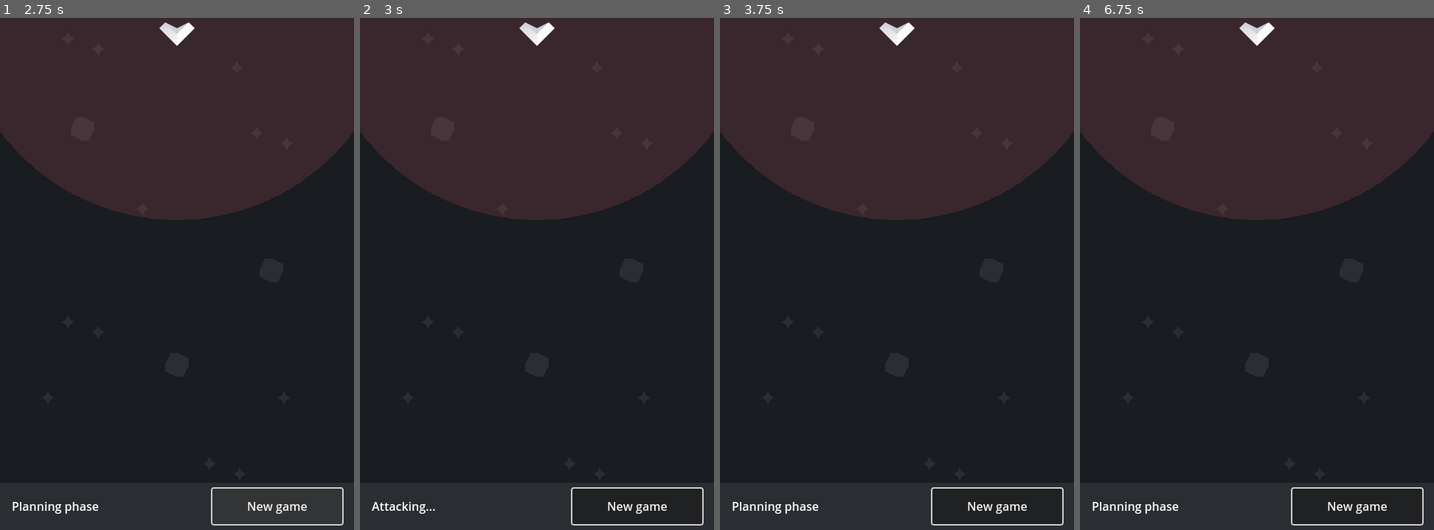
Above: before the commit, frames 1-4 (left to right).
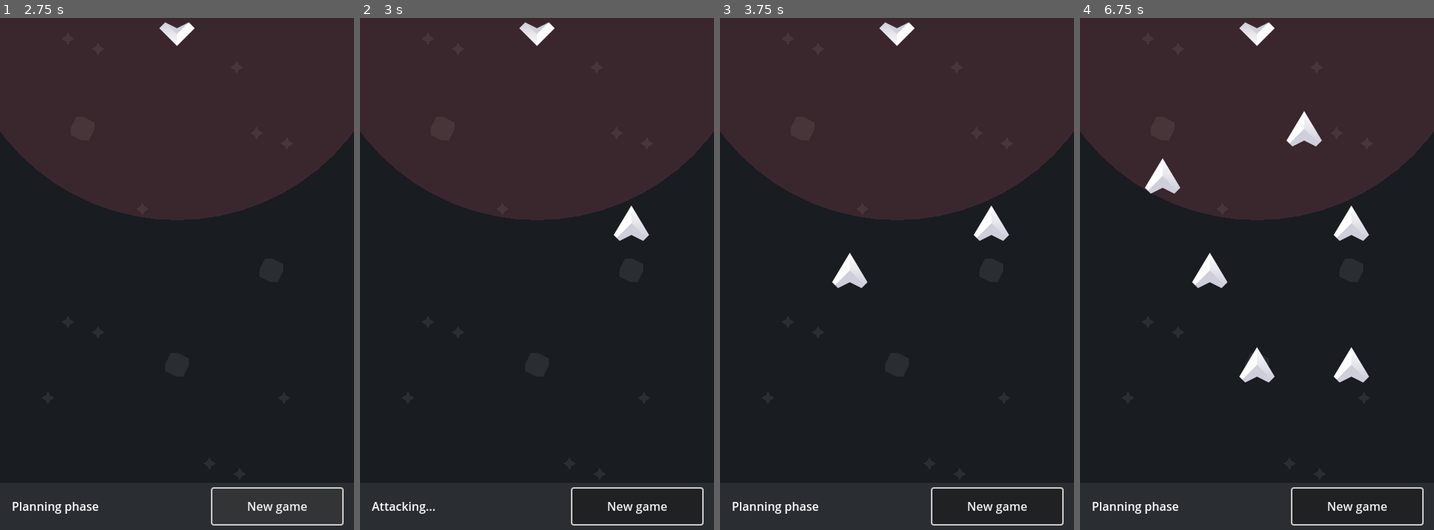
Above: after the commit, the same moments.

Repository: fabiomix/gmtk-2023
Game: Godot game, scene res://scenes/Main.tscn
Two runs of this game, one before a commit and one after it. Both use one fixed random seed, a clock stepped at 60 frames per second and the inputs below.
Inputs (mouse positions are in pixels of both pictures, inside the frame that each line leads up to):
- Up to frame 1 (2.75 s): click "New game" at 0.5 s; click "New game" at 1.25 s; click "New game" at 2 s
- Up to frame 2 (3 s): tap Enter at 2.75 s; move the mouse to (614, 238) at 2.77 s; press the mouse at (614, 238) at 2.78 s
- Up to frame 3 (3.75 s): tap Space at 3.5 s; move the mouse to (826, 289) at 3.52 s; release the mouse at (826, 289) at 3.53 s; click (826, 289) at 3.6 s
- Up to frame 4 (6.75 s): tap Enter at 4.25, 5.75 s; move the mouse to (1292, 146) at 4.27 s; press the mouse at (1292, 146) at 4.28 s; tap Space at 5, 6.5 s; move the mouse to (1239, 371) at 5.02 s; release the mouse at (1239, 371) at 5.03 s; click (1239, 371) at 5.1 s; move the mouse to (1363, 345) at 5.77 s; press the mouse at (1363, 345) at 5.78 s; move the mouse to (1150, 186) at 6.52 s; release the mouse at (1150, 186) at 6.53 s; click (1150, 186) at 6.6 s

Frame 1 is identical in both runs. In frame 2, 0.4% of the frame differs, in the area x 71-82%, y 36-44%; in frame 3, 0.7%; in frame 4, 2.2%, in the area x 18-82%, y 18-72%.
Error before the commit: Invalid access to property or key 'position' on a base object of type 'InputEventKey'. (res://scripts/GameBoard.gd:28)
Error after the commit: Invalid access to property or key 'position' on a base object of type 'InputEventKey'. (res://scripts/GameBoard.gd:32)

Commit message:
onclick add player ships on tilemap

Diff:
--- a/misc/WorldTile.tres
+++ b/misc/WorldTile.tres
@@ -1,9 +1,10 @@
-[gd_resource type="TileSet" load_steps=9 format=3 uid="uid://b3sgeof8bvmw"]
+[gd_resource type="TileSet" load_steps=11 format=3 uid="uid://b3sgeof8bvmw"]
 
 [ext_resource type="Texture2D" uid="uid://b1gywe74upjyk" path="res://images/meteor_square.png" id="1_mvsr1"]
 [ext_resource type="Texture2D" uid="uid://du5n650e803wm" path="res://images/star_double.png" id="2_1q76v"]
 [ext_resource type="Texture2D" uid="uid://rh4dw8pscsgp" path="res://images/star_empty.png" id="3_328is"]
 [ext_resource type="Texture2D" uid="uid://8atf3550hsiq" path="res://images/star_single.png" id="4_0a8po"]
+[ext_resource type="Texture2D" uid="uid://box5r2h81xgnx" path="res://images/ship_invader.png" id="5_c7j2m"]
 
 [sub_resource type="TileSetAtlasSource" id="TileSetAtlasSource_h477q"]
 texture = ExtResource("3_328is")
@@ -25,9 +26,15 @@
 texture_region_size = Vector2i(64, 64)
 0:0/0 = 0
 
+[sub_resource type="TileSetAtlasSource" id="TileSetAtlasSource_6rq3g"]
+texture = ExtResource("5_c7j2m")
+texture_region_size = Vector2i(64, 64)
+0:0/0 = 0
+
 [resource]
 tile_size = Vector2i(64, 64)
 sources/3 = SubResource("TileSetAtlasSource_0muig")
 sources/5 = SubResource("TileSetAtlasSource_fbwx2")
 sources/2 = SubResource("TileSetAtlasSource_7giu7")
 sources/1 = SubResource("TileSetAtlasSource_h477q")
+sources/6 = SubResource("TileSetAtlasSource_6rq3g")
--- a/scenes/GameBoard.tscn
+++ b/scenes/GameBoard.tscn
@@ -12,7 +12,15 @@
 tile_set = ExtResource("1_einto")
 cell_quadrant_size = 64
 format = 2
+layer_0/name = "Space"
 layer_0/tile_data = PackedInt32Array(0, 1, 0, 1, 3, 0, 2, 1, 0, 3, 1, 0, 4, 1, 0, 5, 1, 0, 6, 1, 0, 65536, 1, 0, 65537, …(855 unchanged characters)…
+layer_1/name = "Ships"
+layer_1/enabled = true
+layer_1/modulate = Color(1, 1, 1, 1)
+layer_1/y_sort_enabled = false
+layer_1/y_sort_origin = 0
+layer_1/z_index = 2
+layer_1/tile_data = PackedInt32Array()
 
 [node name="FireRange" type="Node2D" parent="."]
 position = Vector2(240, 0)
--- a/scripts/GameBoard.gd
+++ b/scripts/GameBoard.gd
@@ -1,10 +1,14 @@
 extends Node2D
 
 # TileMap doesnt have borders, set max size
-var MAX_TILE_X = 7
-var MAX_TILE_Y = 10
+const MAX_TILE_X = 7
+const MAX_TILE_Y = 10
 # Number of ships for the player
-var FLEET_SIZE = 10
+const FLEET_SIZE = 10
+# Aliases for TileMap and TileSet resource ids
+# [FIXME] maybe use @onready?
+const MAP_LAYER_SHIPS = 1
+const PLAYER_SHIP_TILESET = 6
 
 # edit/attack mode
 var is_plan_phase = false
@@ -34,20 +38,22 @@
             # there is already a ship here, remove it
             print("Removing ship in " + str(selected_tile))
             ships_positions.erase(selected_tile)
+            $TileMap.set_cell(MAP_LAYER_SHIPS, selected_tile, -1, Vector2i(0, 0))
         elif len(ships_positions) < FLEET_SIZE:
             # add new ship
             print("Ship in " + str(selected_tile))
             ships_positions.append(selected_tile)
+            $TileMap.set_cell(MAP_LAYER_SHIPS, selected_tile, PLAYER_SHIP_TILESET, Vector2i(0, 0))
         else:
             print("Max fleet capacity reached")
 
 
 # InputEventMouseButton position is absolute, not relative to map
 # We remove the scene padding and return local Vector2D
-func _normalize_position(global_position):
-    global_position.x = global_position.x - $TileMap.position.x
-    global_position.y = global_position.y - $TileMap.position.y
-    return global_position
+func _normalize_position(pos):
+    pos.x = pos.x - $TileMap.position.x
+    pos.y = pos.y - $TileMap.position.y
+    return pos
 
 
 # Ensure that clicked tile is a valid tile.
